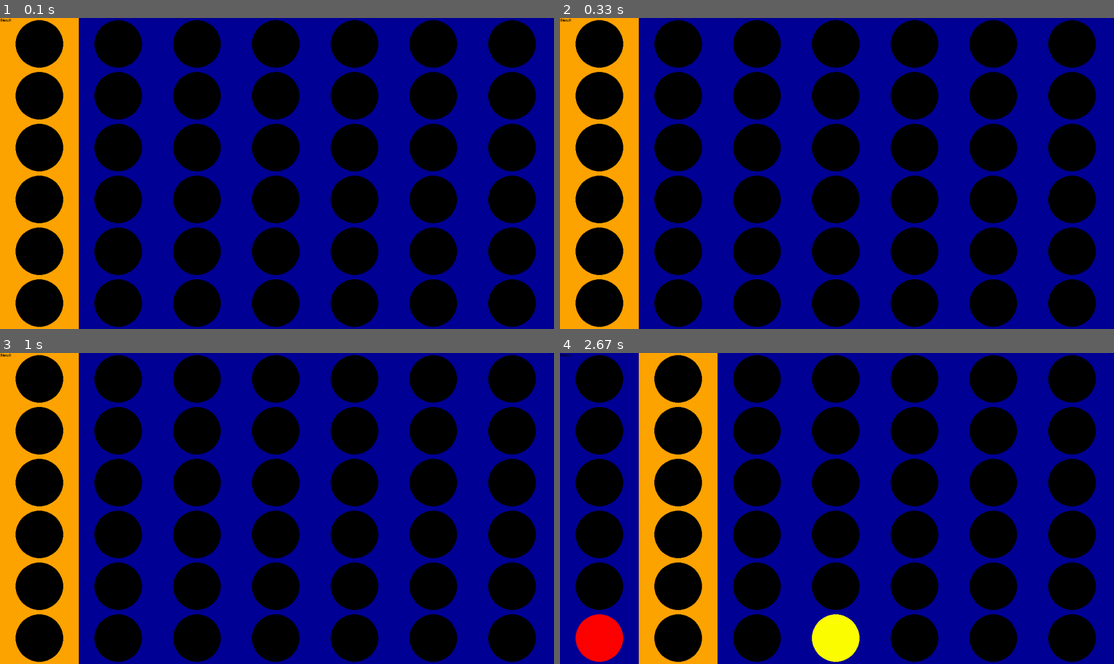
Above: before the commit, frames 1-4 (two rows, left to right).
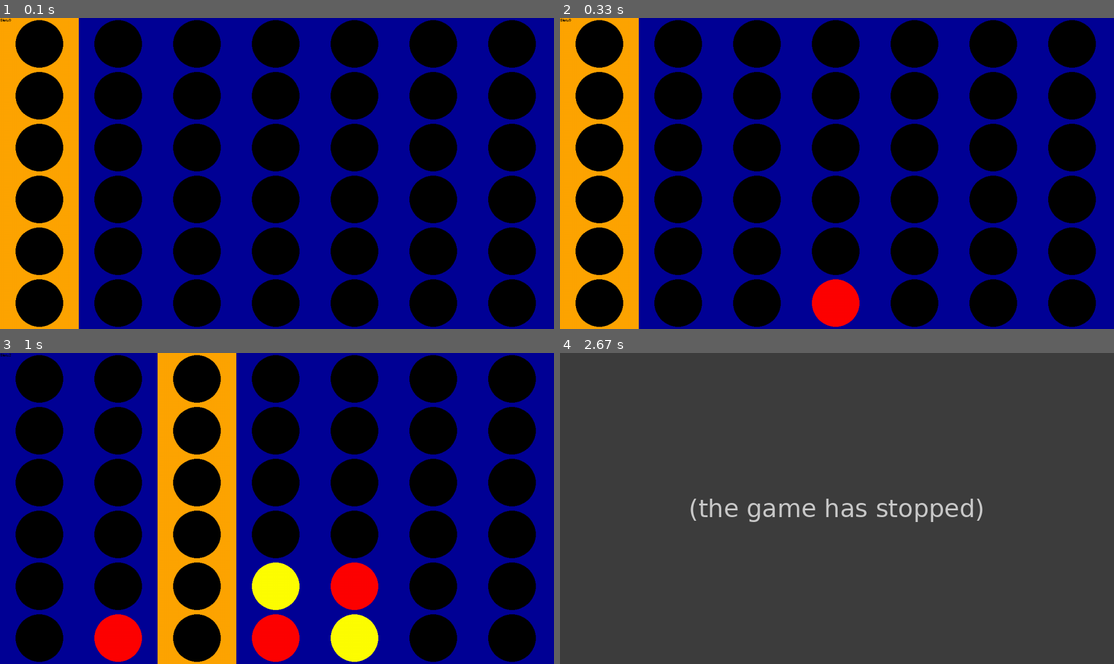
Above: after the commit, the same moments.

Repository: Iain4/connect_5
Game: pygame game, started from connect_x.py
Two runs of this game, one before a commit and one after it. Both use one fixed random seed, a clock stepped at 60 frames per second and the inputs below.
Inputs:
- Up to frame 1 (0.1 s): no input
- Up to frame 2 (0.33 s): no input
- Up to frame 3 (1 s): hold Right 0.33-0.8 s; hold Right from 0.83 s (still down)
- Up to frame 4 (2.67 s): release Right at 1.3 s; hold Left 1.33-1.87 s

Frame 1 is identical in both runs. In frame 2, 1.0% of the frame differs, in the area x 45-55%, y 83-100%; in frame 3, 22%; in frame 4, 100%, in the area x 0-100%, y 0-100%.
After the commit the program exited at 2.33 s; later frames show no game.

Commit message:
redone win check and made Collin actually work

Diff:
--- a/Base_Connectanator.py
+++ b/Base_Connectanator.py
@@ -28,7 +28,7 @@
             return None
 
 
-    def place_counter(self, move=-1):
+    def place_counter(self, board, move=-1):
         if move == -1:
             move = self.move
 
@@ -40,8 +40,8 @@
             elif i == self.rows-1:
                 placement = (i, move)
 
-        self.board[placement] = self.get_player()
-        return placement
+        board[placement] = self.get_player()
+        return board, placement
 
 
     def game_turn(self, players_move=None):
@@ -51,80 +51,46 @@
             return False, self.get_player()
 
         self.set_move(move)
-        placement = self.place_counter()
-        winner = self.any_winners(placement)
+        self.board, placement = self.place_counter(self.board, move)
+        winner = self.win_check(self.board, placement)
         if not winner:
-            self.turn += 1
+            self.turn += 1.
         return winner, self.get_player()
 
 
-    def any_winners(self, placement):
-        # think there might be a better way to return the value of this
-        # and defo need to rewite the detection cause 'tis fugly
+    def find_connected(self, board, spot):
         o = self.get_player()
-        row, col = placement
+        if board[spot] != o:
+            return [0,0,0,0]
 
-        # checking rows
-        connected = 0
-        for i in range(self.rows):
-            if self.board[i, col] == o:
-                connected += 1
-                if connected == self.connect_num:
-                    return True
-            else:
-                connected = 0
+        direcs = [(1,0), (0,1), (1,1), (-1,1)]
+        signs = (1,-1)
+        # connecteds is a list of the number of the same counters conected to the spot in the four directions:
+        # column, row, downwards diag, upwards diag
+        connecteds = []
+        for d in direcs:
+            connected = 0
+            for sign in signs:
+                test_spot = spot
+                while True:
+                    test_spot = (test_spot[0]+d[0]*sign, test_spot[1]+d[1]*sign)
+                    try:
+                        if board[test_spot] == o:
+                            connected += 1
+                        else:
+                             break
+                    except IndexError:
+                        break
+            connecteds += [connected]
+        return connecteds
 
-        # checking cols
-        connected = 0
-        for i in range(self.slots):
-            if self.board[row, i] == o:
-                connected += 1
-                if connected == self.connect_num:
-                    return True
-            else:
-                connected = 0
 
-        # checking down-sloppiong diagonal
-        connected = 0
-        if col > row:
-            c = col - row
-            r = 0
-        else:
-            r = row - col
-            c = 0
-        for i in range(self.rows):
-            if self.board[r, c] == o:
-                connected += 1
-                if connected == self.connect_num:
-                    return True
-            else:
-                connected = 0
+    def win_check(self, board, spot):
+        connecteds = self.find_connected(board, spot)
+        if max(connecteds) >= self.connect_num-1:
+            return True
+        return False
 
-            r += 1; c += 1
-            if r == self.rows or c == self.slots:
-                break
-
-        # checking upwards diagonals
-        connected = 0
-        R = self.rows - 1
-        if col + row > R:
-            r = R
-            c = col - (R - row)
-        else:
-            c = 0
-            r = row + col
-        for i in range(self.rows):
-            if self.board[r, c] == o:
-                connected += 1
-                if connected == self.connect_num:
-                    return True
-            else:
-                connected = 0
-
-            r -= 1; c += 1
-            if r == -1 or c == self.slots:
-                break
-        return False
 
     def get_player_name(self):
         return self.players[self.get_player()-1]
@@ -140,7 +106,7 @@
         return self.board.copy()
 
     def set_board(self, board):
-        self.board = board
+        self.board = board.copy()
 
     def set_move(self, move):
         self.move = move
--- a/Gameplay_Happenater.py
+++ b/Gameplay_Happenater.py
@@ -103,7 +103,7 @@
 
     def get_player(self):
         # redefining compared to the bot one cause this is nicer and works for this class
-        return self.turn % 2 + 1
+        return int(self.turn % 2 + 1)
 
     def set_running(self, val:bool):
         self.running = val
--- a/bots/Connecty_Collin.py
+++ b/bots/Connecty_Collin.py
@@ -7,107 +7,25 @@
         self.player_num = None
 
     def make_move(self, board)->int:
-        self.set_board(board.copy())
-        print(self.board, self.get_player())
-
-        self.player_num = self.get_player()
-
-
-        longest_connected = 0
-        best_spot = None
+        self.set_board(board)
+        best_connecs = [0,0,0,0]
+        best_move = None
 
         for i in range(self.slots):
-            self.set_board(board.copy())
+            board = self.get_board()
 
+            board, spot = self.place_counter(board, i)
+            connecs = self.find_connected(board, spot)
 
-            move = self.check_move(i)
-            if move == None:
-                continue
+            for n,m in zip(sorted(connecs, reverse=True), sorted(best_connecs, reverse=True)):
+                if n > m:
+                    best_connecs = connecs
+                    best_move = i
+                elif n == m:
+                    continue
+                else:
+                    break
 
-            move = self.place_counter(move)
-            val = self.num_connected(move)
-            print(self.board)
-            print(f"for i={i} max_connected={val}")
-            # if val == True: # will make any instantly winning moves
-            #     print(f'winning move in slot {i}')
-            #     return i
-
-            if val > longest_connected:
-                longest_connected = val
-                best_spot = i
-
-        if best_spot == None:
-            best_spot = np.random.randint(0, self.slots)
-
-        print(f"connected {longest_connected}, move {best_spot}")
-        return int(best_spot)
-
-
-    def num_connected(self, move):
-        # slightly modded any_winners func
-        o = self.player_num
-        row, col = move
-
-        max_connected = 0
-        # checking rows
-        connected = 0
-        for i in range(self.rows):
-            if self.board[i, col] == o:
-                connected += 1
-            else:
-                if connected > max_connected:
-                    max_connected = connected
-                connected = 0
-
-        # checking cols
-        connected = 0
-        for i in range(self.slots):
-            if self.board[row, i] == o:
-                connected += 1
-            else:
-                if connected > max_connected:
-                    max_connected = connected
-                connected = 0
-
-        # checking down-sloppiong diagonal
-        connected = 0
-        if col > row:
-            c = col - row
-            r = 0
-        else:
-            r = row - col
-            c = 0
-        for i in range(self.rows):
-            if self.board[r, c] == o:
-                connected += 1
-            else:
-                if connected > max_connected:
-                    max_connected = connected
-                connected = 0
-
-            r += 1; c += 1
-            if r == self.rows or c == self.slots:
-                break
-
-        # checking upwards diagonals
-        connected = 0
-        R = self.rows - 1
-        if col + row > R:
-            r = R
-            c = col - (R - row)
-        else:
-            c = 0
-            r = row + col
-        for i in range(self.rows):
-            if self.board[r, c] == o:
-                connected += 1
-            else:
-                if connected > max_connected:
-                    max_connected = connected
-                connected = 0
-
-            r -= 1; c += 1
-            if r == -1 or c == self.slots:
-                break
-
-        return max_connected
+        if best_move == None:
+            best_move = np.random.randint(0, self.slots)
+        return best_move
--- a/connect_x.py
+++ b/connect_x.py
@@ -9,8 +9,8 @@
 def main():
     game = Gameplay_Happenater(
         connect_num=CONNECT_NUM,
-        players=(Collin, Randy),
-        frame_rate=1
+        players=(Randy, Collin),
+        frame_rate=6
     )
     game.game_loop()
 
